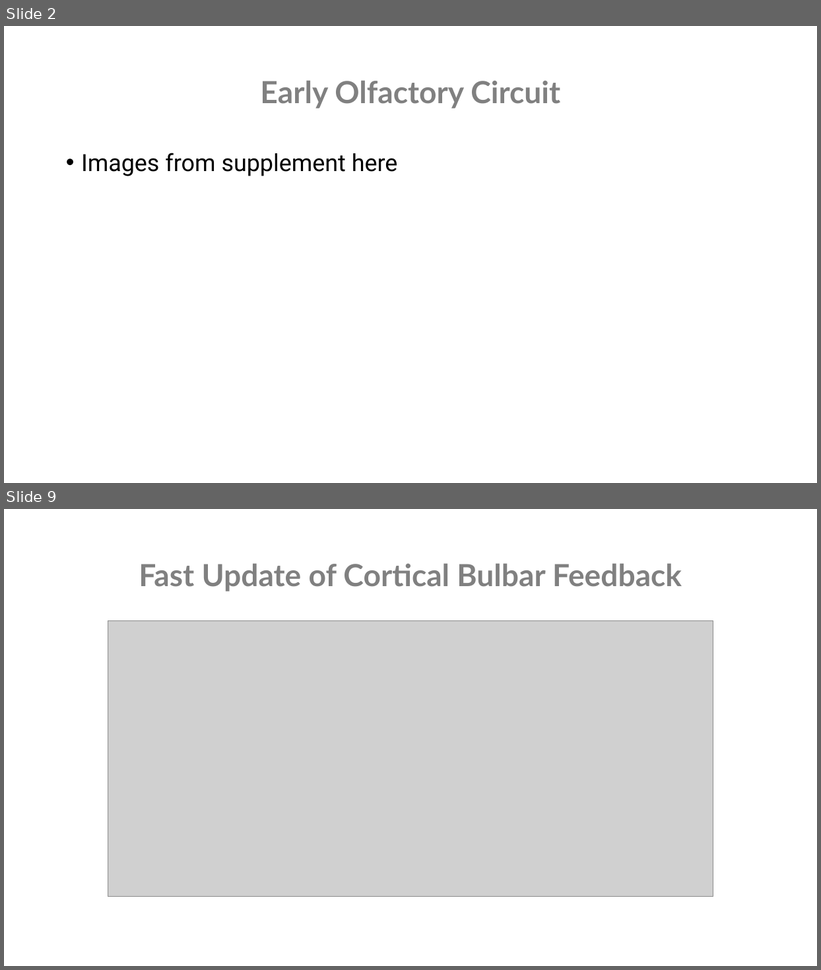
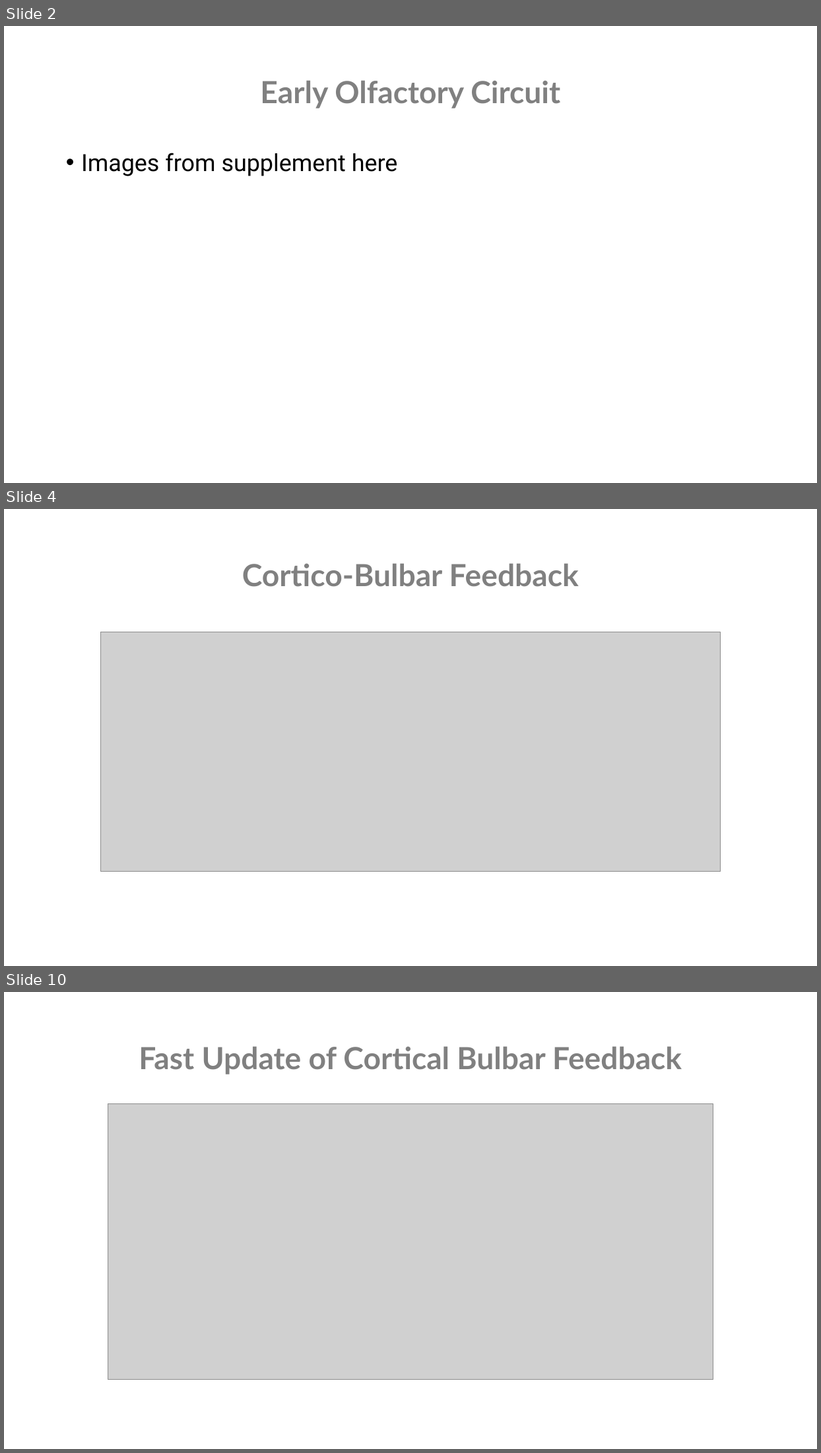
Before and after one commit to nghess/cnjc, a slide deck: multimodal_olfactory_feedback/hernandez_etal_2025.pptx. Shown one above the other, each under a label of ours: slides 2 and 9 before the commit, slides 2, 4 and 10 after it; the slides between them are not shown. The pictures are 821x970 and 821x1453 pixels, drawn with LibreOffice and Linux fonts; fonts in the diff are those of the drawing; grey boxes stand for pictures. Boxes give left, top, right and bottom in pixels: in the first picture for what was removed or moved away, otherwise in the second. Text is boxed around its words. In the diff, an @@ line names an element or a change of style, - is before the commit and + after.

```diff
--- a/multimodal_olfactory_feedback/hernandez_etal_2025.pptx
+++ b/multimodal_olfactory_feedback/hernandez_etal_2025.pptx
@@ slide 4 added at <box>4,509,817,966</box>, background #FFFFFF @@
@@ text added at <box>242,563,579,587</box>, 36 pt, text #808080, bold @@
+Cortico-Bulbar Feedback
@@ picture added at <box>101,632,720,872</box> @@
@@ what was slide 9 is now slide 10 @@
```
Also in this commit, not shown: 3 slides changed, 10 other slides added, 3 slides removed, 8 other files.
